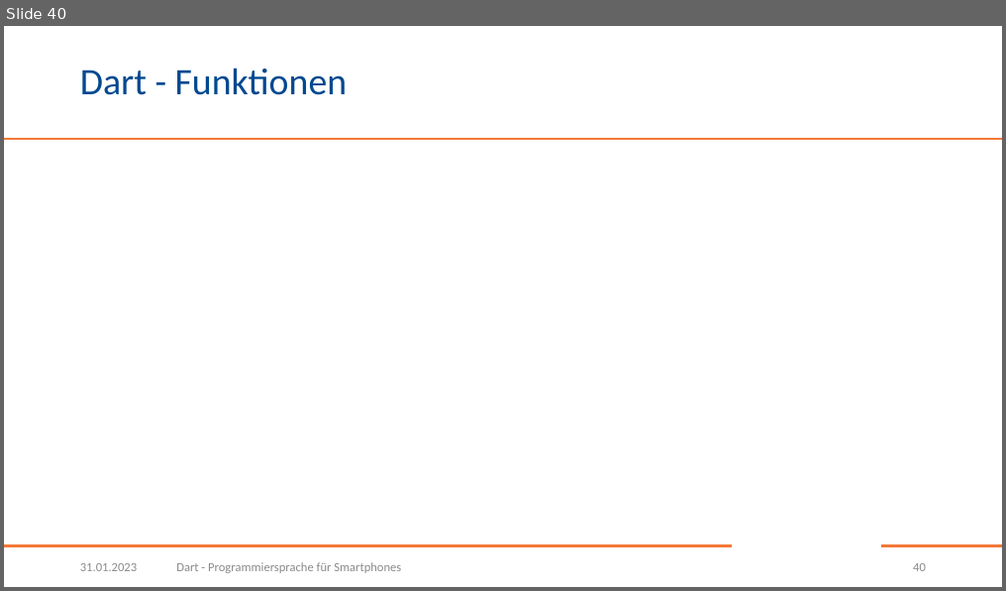
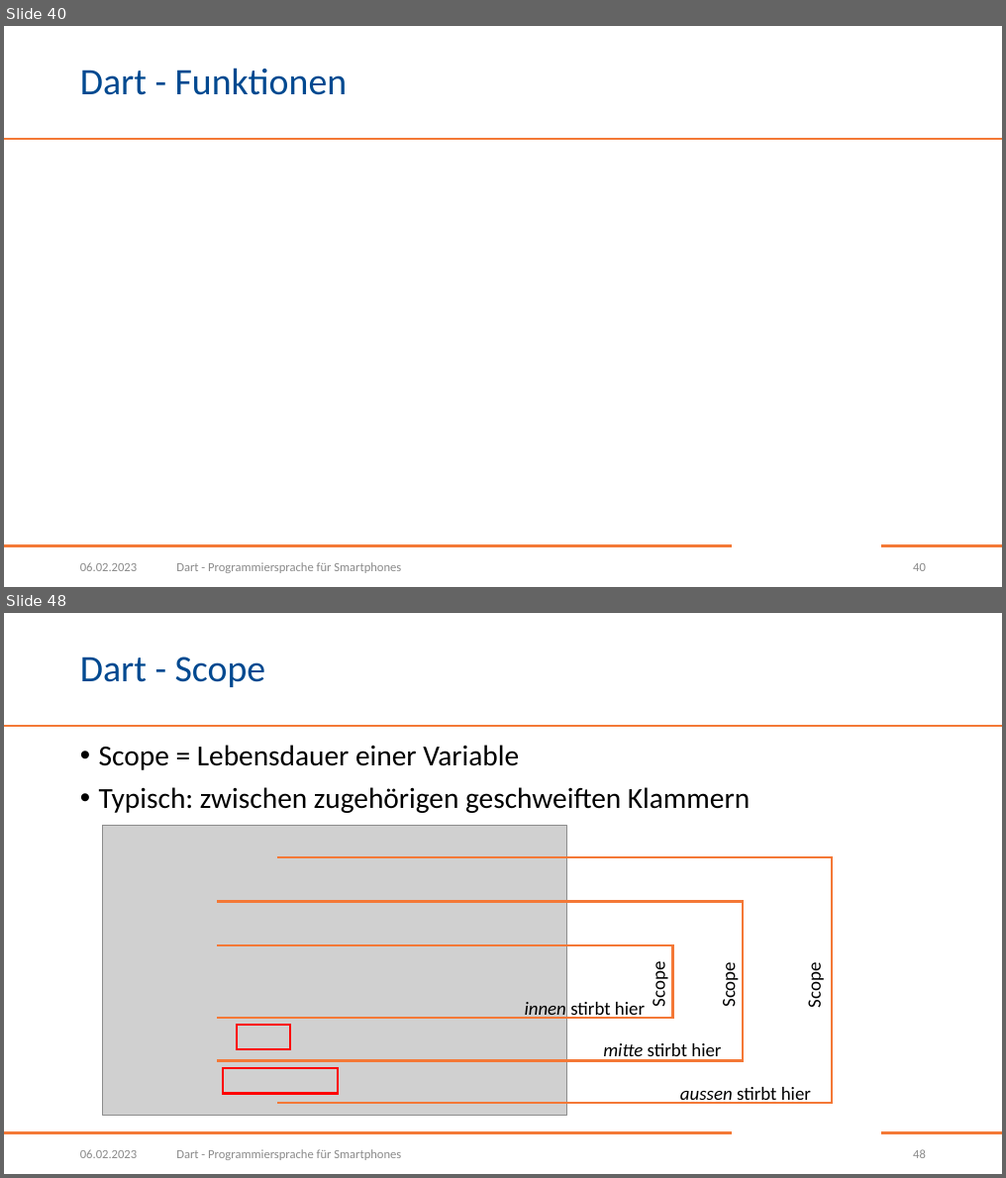
Before and after one commit to BogyMitutoyoCTL/DecisionMakingApp, a slide deck: presentations/Dart.pptx. Shown one above the other, each under a label of ours: slide 40 before the commit, slides 40 and 48 after it; the slides between them are not shown. The pictures are 1006x591 and 1006x1178 pixels, drawn with LibreOffice and Linux fonts; fonts in the diff are those of the drawing; grey boxes stand for pictures; background and template pictures are left out. Boxes give left, top, right and bottom in pixels: in the first picture for what was removed or moved away, otherwise in the second. Text is boxed around its words. In the diff, an @@ line names an element or a change of style, - is before the commit and + after.

Commit message:
Nächste Themen: Named Arguments und Scope

```diff
--- a/presentations/Dart.pptx
+++ b/presentations/Dart.pptx
@@ slide 48 added at [4, 613, 1002, 1174], background #FFFFFF; not listed: 3 template elements that a slide beside it also shows @@
@@ title added at [80, 657, 266, 687], 36 pt, text #004990 @@
+Dart - Scope
@@ text added at [99, 745, 749, 813], 28 pt, text #000000 @@
+• Scope = Lebensdauer einer Variable
+• Typisch: zwischen zugehörigen geschweiften Klammern
@@ picture added at [102, 826, 566, 1115] @@
@@ group added at [218, 858, 832, 1103]: 3 right brackets, 3 texts @@
+Scope
+Scope
+Scope
@@ rectangle added at [236, 1025, 290, 1051], outline #FF0000 2.25 pt @@
@@ text added at [525, 1002, 645, 1019], 18 pt, text #000000 @@
+innen stirbt hier
@@ text added at [603, 1044, 721, 1061], 18 pt, text #000000 @@
+mitte stirbt hier
@@ rectangle added at [224, 1069, 338, 1094], outline #FF0000 2.25 pt @@
@@ text added at [680, 1087, 811, 1104], 18 pt, text #000000 @@
+aussen stirbt hier
@@ text added at [80, 1150, 137, 1158], 12 pt, text #8C8C8C @@
+06.02.2023
@@ text added at [176, 1150, 401, 1160], 12 pt, text #8C8C8C @@
+Dart - Programmiersprache für Smartphones
@@ page number added at [913, 1150, 926, 1158], 12 pt, text #8C8C8C @@
+48
@@ slide 40 changed as well @@
@@ text at [80, 563, 137, 571]: text changed @@
-31.01.2023
+06.02.2023
```
Also in this commit, not shown: 39 other slides changed, 10 other slides added.
